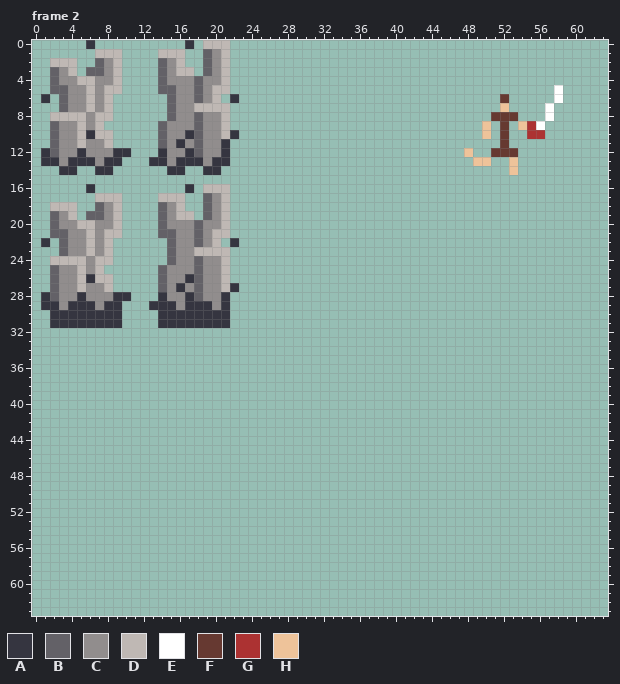
Pixel-art file: NonUnitySources/Aseprite/Sprites Assorted F4.aseprite. The picture above was drawn from the file before the commit.
64x64 pixels, 4 frames. Shown: frame 2. The commit also changed other frames, which this record leaves out.
Visible layers, top first: "Layer 2", "Layer 1".
Palette (. is transparent): A #353540  B #636167  C #918d8d  D #bfb8b4  E #ffffff  F #663931  G #ac3232  H #eec39a
Pixels before, frame 2 (only the part around the change), first column x 0:
26 ..BCCDADD.....BCCABCCD........
27 ..BCCDCCD.....BCACBCCDA.......
28 .ABCCACCCAA...ACCABCCA........
29 .AACAAACAA...AAACAAACA........
30 ..AAAAAAAA....AAAAAAAA........
31 ..AAAAAAAA....AAAAAAAA........
32 ..............................
33 ..............................
34 ..............................
35 ..............................
36 ..............................
37 ..............................
38 ..............................
39 ..............................
40 ..............................
41 ..............................
42 ..............................
43 ..............................
44 ..............................
45 ..............................
46 ..............................
47 ..............................
48 ..............................
49 ..............................
50 ..............................
51 ..............................
52 ..............................
53 ..............................
54 ..............................
55 ..............................
56 ..............................
57 ..............................
58 ..............................
59 ..............................
60 ..............................
61 ..............................
62 ..............................
63 ..............................
After the commit:
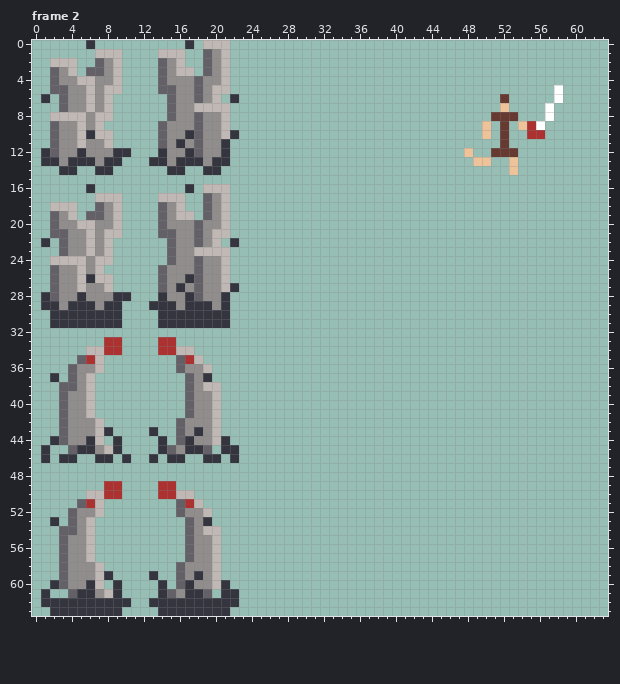
The edit:
Frame 2, layers "Layer 2", "Layer 1":
y 33: x 8..9 .. -> GG; x 14..15 .. -> GG
y 34: x 6..9 .... -> DDGG; x 14..17 .... -> GGDD
y 35: x 5..7 ... -> BGD; x 16..18 ... -> BGD
y 36: x 4..7 .... -> BCCD; x 16..19 .... -> BCCD
y 37: x 2 . -> A; x 4..6 ... -> BCD; x 17..19 ... -> BCA
y 38: x 3..6 .... -> BBCD; x 17..20 .... -> BCDD
y 39..41: x 3..6 .... -> BCCD; x 17..20 .... -> BCCD
y 42: x 3..7 ..... -> BCCCD; x 16..20 ..... -> BCCCD
y 43: x 3..8 ...... -> BCCCDA; x 13 . -> A; x 16..20 ..... -> BCACD
y 44: x 2..7 ...... -> ABCCAD; x 9 . -> A; x 14 . -> A; x 16..21 ...... -> BACCDA
y 45: x 1 . -> A; x 4..9 ...... -> BAACDA; x 14..19 ...... -> ABCAAB; x 21..22 .. -> AA
y 46: x 1 . -> A; x 3..4 .. -> AA; x 7..8 .. -> AA; x 10 . -> A; x 13 . -> A; x 15..16 .. -> AA; x 19..20 .. -> AA; x 22 . -> A
y 49: x 8..9 .. -> GG; x 14..15 .. -> GG
y 50: x 6..9 .... -> DDGG; x 14..17 .... -> GGDD
y 51: x 5..7 ... -> BGD; x 16..18 ... -> BGD
y 52: x 4..7 .... -> BCCD; x 16..19 .... -> BCCD
y 53: x 2 . -> A; x 4..6 ... -> BCD; x 17..19 ... -> BCA
y 54: x 3..6 .... -> BBCD; x 17..20 .... -> BCDD
y 55..57: x 3..6 .... -> BCCD; x 17..20 .... -> BCCD
y 58: x 3..7 ..... -> BCCCD; x 16..20 ..... -> BCCCD
y 59: x 3..8 ...... -> BCCCDA; x 13 . -> A; x 16..20 ..... -> BCACD
y 60: x 2..7 ...... -> ABCCAD; x 9 . -> A; x 14 . -> A; x 16..21 ...... -> BACCDA
y 61: x 1 . -> A; x 4..9 ...... -> BAACDA; x 14..19 ...... -> ABCAAB; x 21..22 .. -> AA
y 62: x 1..10 .......... -> AAAAAAAAAA; x 13..22 .......... -> AAAAAAAAAA
y 63: x 2..9 ........ -> AAAAAAAA; x 14..21 ........ -> AAAAAAAA
